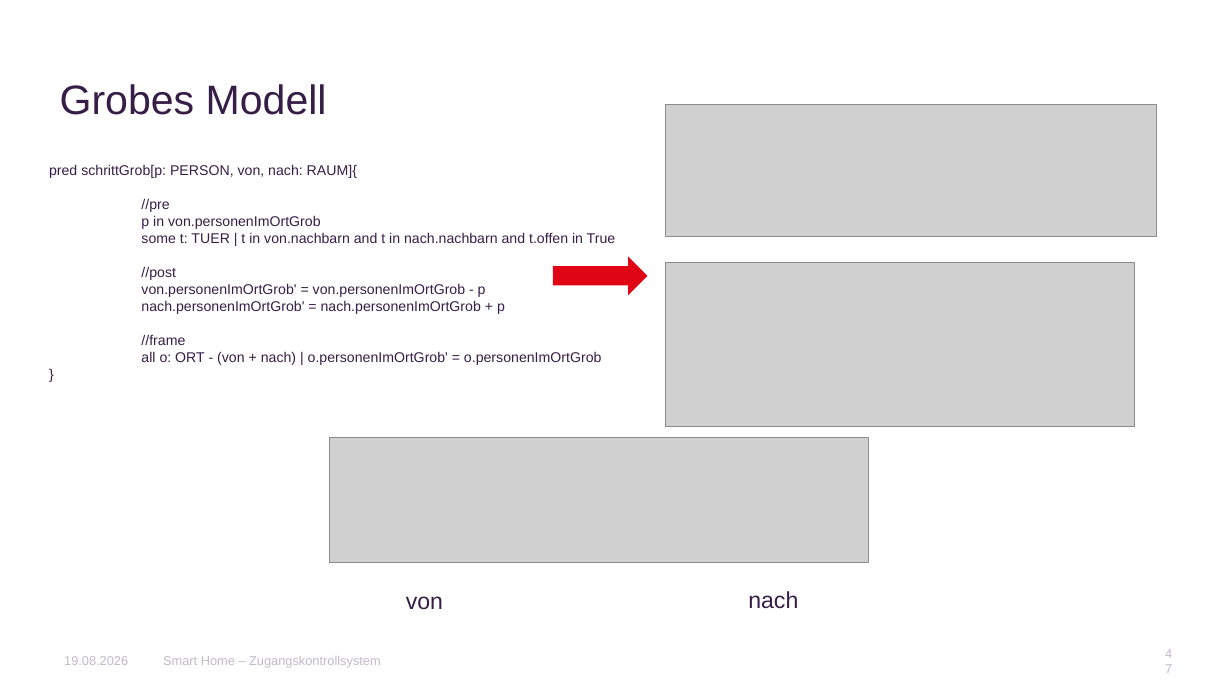
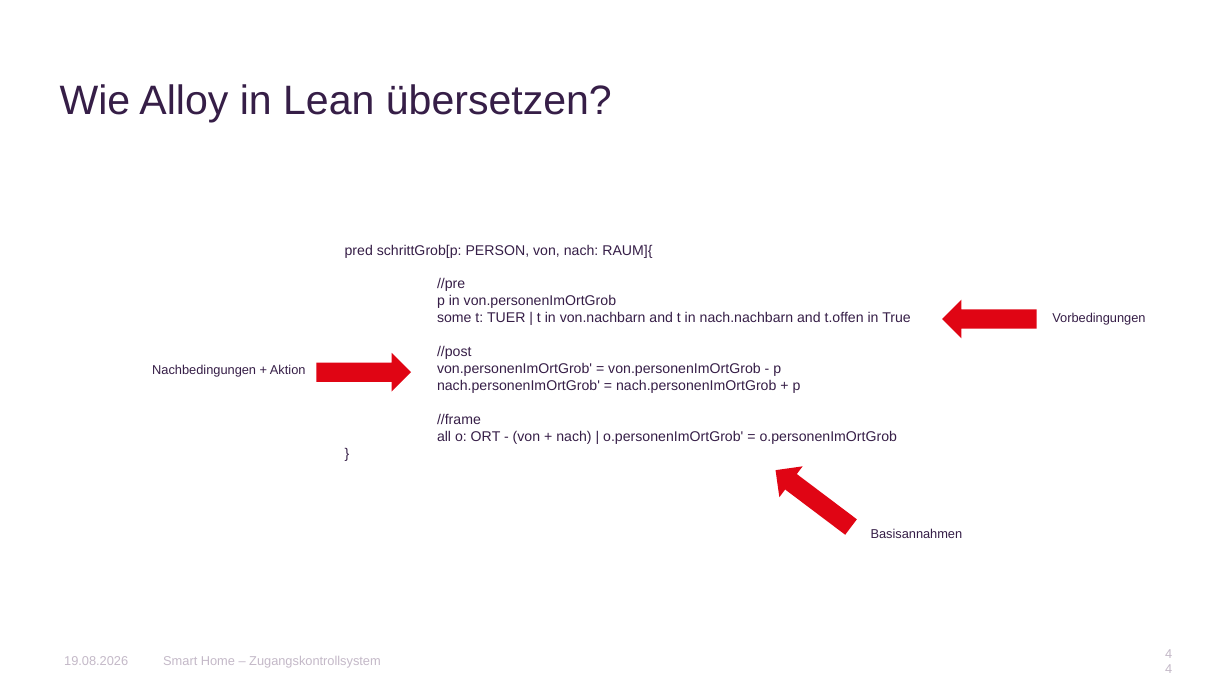
Before and after one commit to AnnaLiviaMartin/rs-smart-home, a slide deck: slide 44 of presentation/Smart_Home_Zugangskontrollsystem.pptx (slide 47 before the commit). Drawn at 1232x693 pixels with LibreOffice and Linux fonts; fonts in the diff are those of the drawing; grey boxes stand for pictures; background and template pictures are left out. Boxes give left, top, right and bottom in pixels: in the first picture for what was removed or moved away, otherwise in the second. Text is boxed around its words. In the diff, an @@ line names an element or a change of style, - is before the commit and + after.

Commit message:
feat: add lean presentation part

```diff
--- a/presentation/Smart_Home_Zugangskontrollsystem.pptx
+++ b/presentation/Smart_Home_Zugangskontrollsystem.pptx
@@ title at <box>60,84,612,122</box>: text changed @@
-Grobes Modell
+Wie Alloy in Lean übersetzen?
@@ picture removed at <box>665,104,1156,237</box> @@
@@ text "pred schrittGrob[p: PERSON, von, nach: ...": place and size @@
-text "pred schrittGrob[p: PERSON, von, nach: ..." at <box>49,164,616,365</box>
+text "pred schrittGrob[p: PERSON, von, nach: ..." at <box>345,244,911,444</box>
@@ picture removed at <box>665,262,1135,426</box> @@
@@ right arrow at <box>943,299,1037,338</box>: rotation 0 to 180 degrees @@
@@ text added at <box>1052,312,1145,325</box>, 10 pt, text #361E47 @@
+Vorbedingungen
@@ right arrow added at <box>317,353,411,392</box>, fill #E00514 @@
@@ text added at <box>152,364,306,377</box>, 10 pt, text #361E47 @@
+Nachbedingungen + Aktion
@@ picture removed at <box>330,438,869,563</box> @@
@@ right arrow added at <box>764,455,863,543</box>, fill #E00514 @@
@@ text added at <box>871,528,963,538</box>, 10 pt, text #361E47 @@
+Basisannahmen
@@ text removed at <box>406,596,443,610</box> @@
-von
@@ text removed at <box>748,591,798,609</box> @@
-nach
@@ page number at <box>1160,649,1177,674</box>: text changed @@
-47
+44
```
Also in this commit, not shown: 11 other slides changed, 1 slide added, 7 slides removed.
